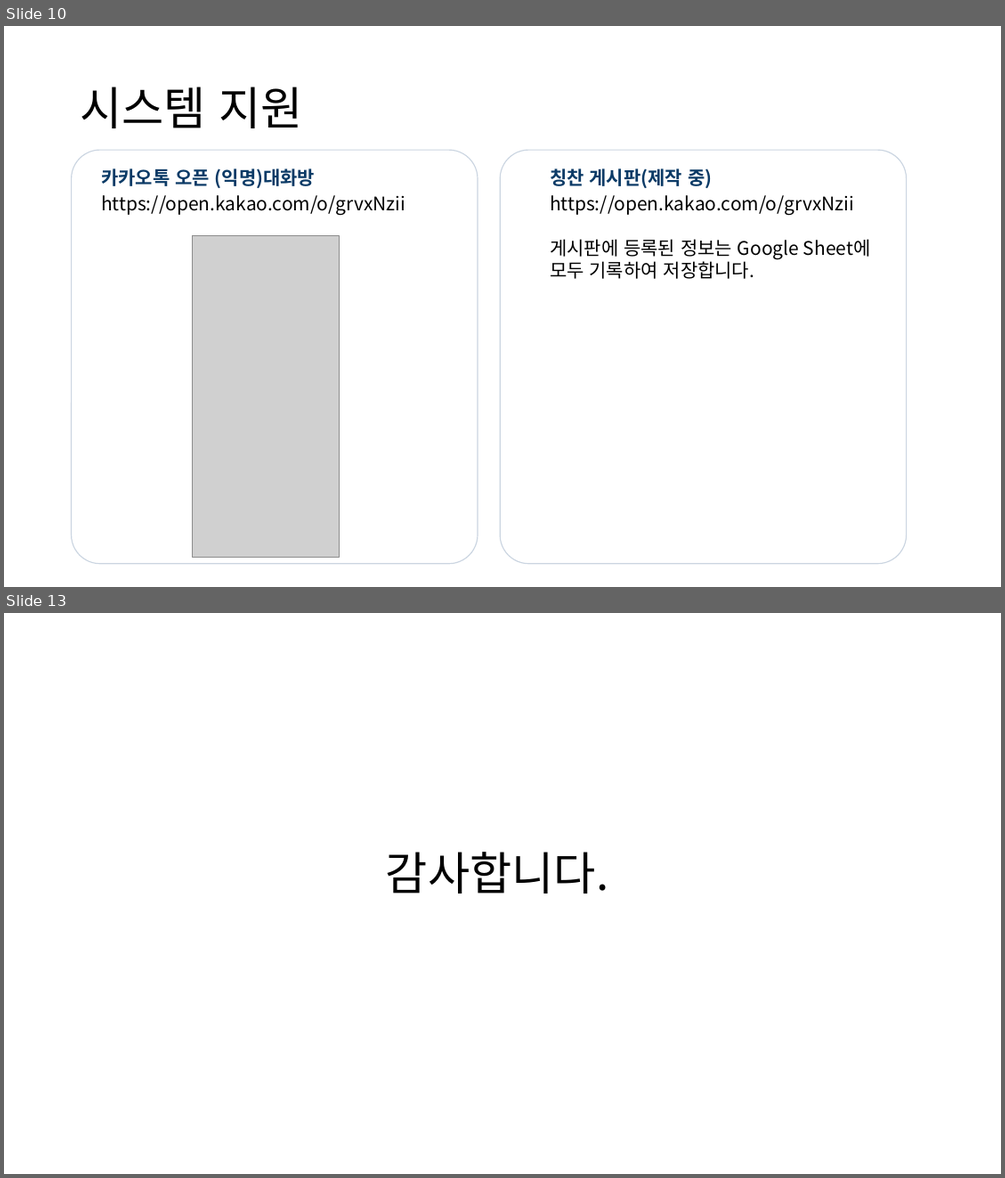
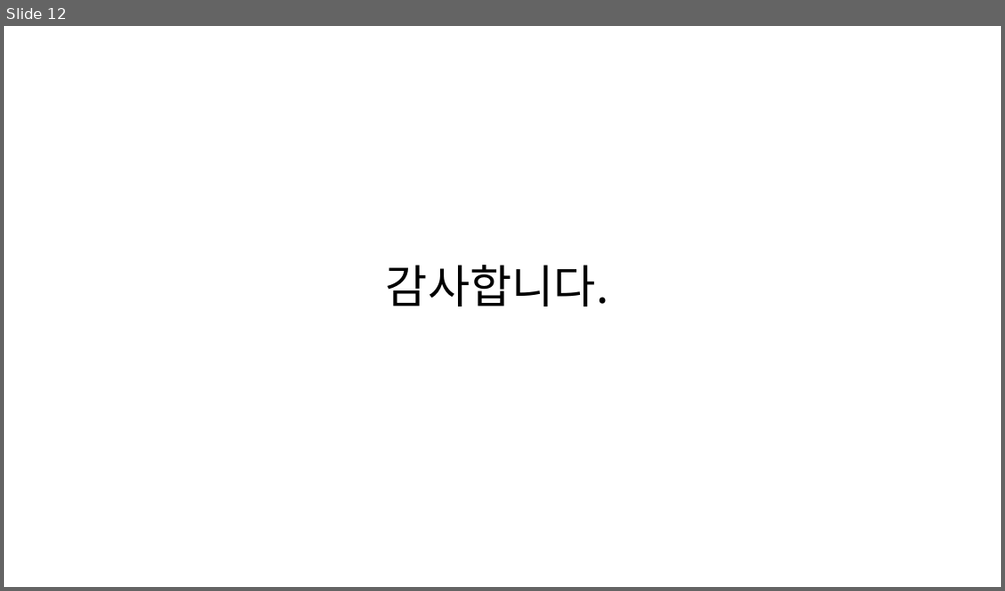
Before and after one commit to SCHCAQI/2026-QI, a slide deck: documents/진료지원간호팀 2026 QI.pptx. Shown one above the other, each under a label of ours: slides 10 and 13 before the commit, slide 12 after it; the slides between them are not shown. The pictures are 1005x1178 and 1005x591 pixels, drawn with LibreOffice and Linux fonts; fonts in the diff are those of the drawing; grey boxes stand for pictures. Boxes give left, top, right and bottom in pixels: in the first picture for what was removed or moved away, otherwise in the second. Text is boxed around its words. In the diff, an @@ line names an element or a change of style, - is before the commit and + after.

```diff
--- a/documents/진료지원간호팀 2026 QI.pptx
+++ b/documents/진료지원간호팀 2026 QI.pptx
@@ slide 10 removed at (4,26,1001,587), background #FFFFFF @@
@@ title removed at (80,87,302,128) @@
-시스템 지원
@@ rounded rectangle removed at (72,150,477,564) @@
@@ rounded rectangle removed at (500,150,906,564) @@
@@ text removed at (101,168,315,188) @@
-카카오톡 오픈 (익명)대화방
@@ text removed at (550,168,712,188) @@
-칭찬 게시판(제작 중)
@@ text removed at (101,195,405,215) @@
-https://open.kakao.com/o/grvxNzii
@@ text removed at (550,195,854,215) @@
-https://open.kakao.com/o/grvxNzii
@@ picture removed at (192,235,339,557) @@
@@ text removed at (550,239,871,279) @@
-게시판에 등록된 정보는 Google Sheet에 모두 기록하여 저장합니다.
@@ what was slide 13 is now slide 12 @@
```
Also in this commit, not shown: 2 slides changed, 9 slides added, 9 other slides removed, 2 other files.
